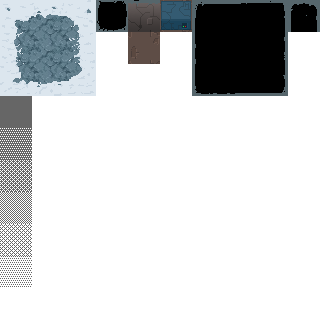
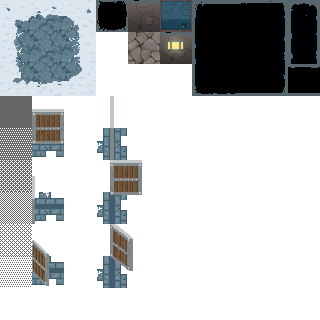
The second (320, 320) image is a revision of the first. Changes to its layers:
added layer "레이어 14" above "레이어 13" over (128, 32, 160, 64)
added layer "레이어 13" above "레이어 12" over (110, 224, 133, 271)
added layer "레이어 12" above "레이어 11" over (32, 64, 320, 288)
added layer "레이어 11" above "레이어 10" over (157, 31, 320, 64)
